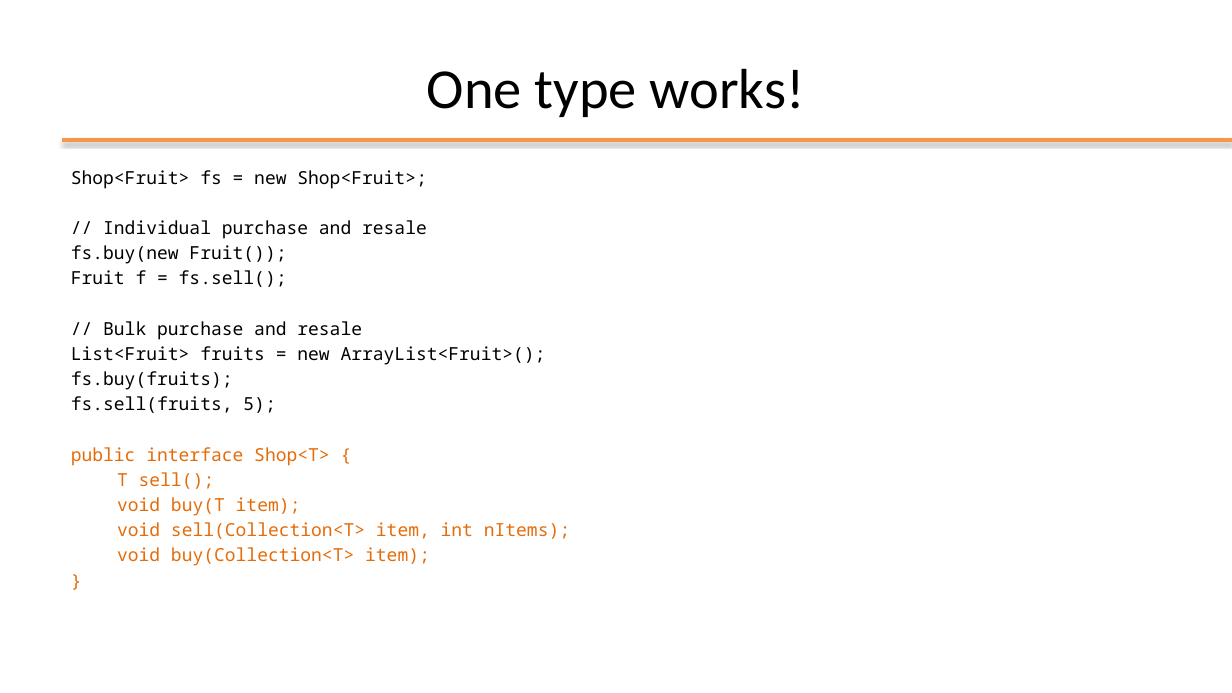
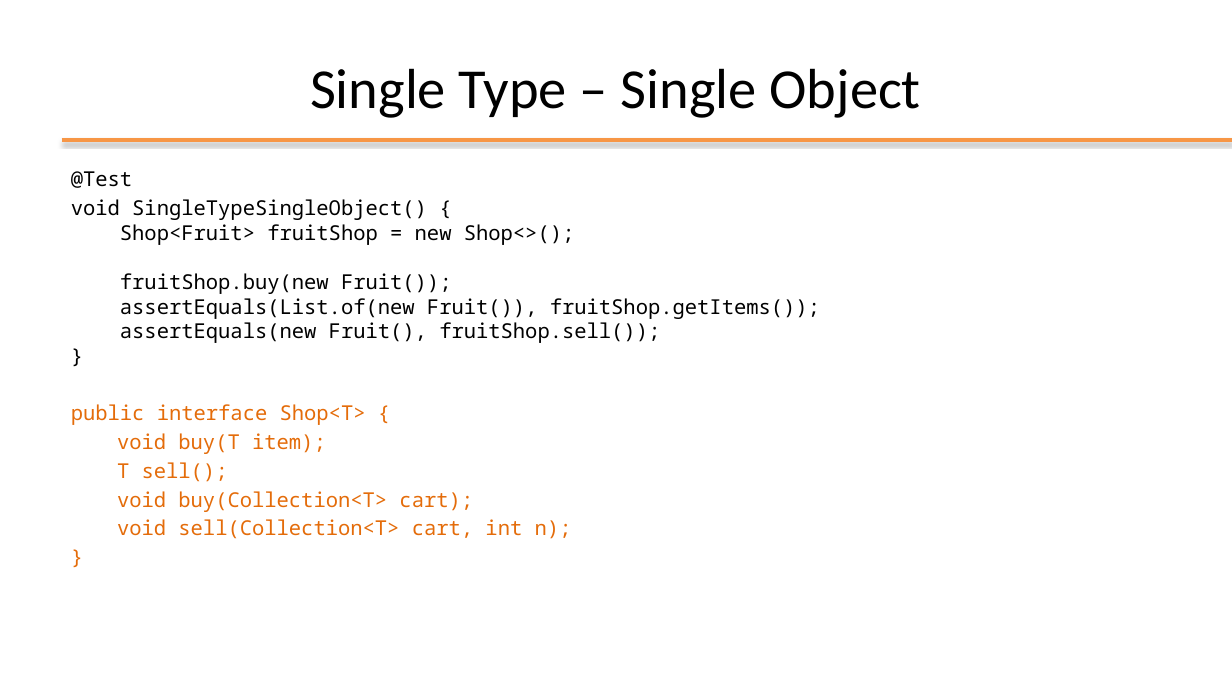
Before and after one commit to plctechnician/ooprogramming, a slide deck: slide 5 of java/slides/ppt/05 - Java Generic Data Structures.pptx (slide 6 before the commit). Drawn at 1232x693 pixels with LibreOffice and Linux fonts; fonts in the diff are those of the drawing; background and template pictures are left out. Boxes give left, top, right and bottom in pixels: in the first picture for what was removed or moved away, otherwise in the second. Text is boxed around its words. In the diff, an @@ line names an element or a change of style, - is before the commit and + after.

```diff
--- a/java/slides/ppt/05 - Java Generic Data Structures.pptx
+++ b/java/slides/ppt/05 - Java Generic Data Structures.pptx
@@ title at box(310, 68, 921, 118): text changed @@
-One type works!
+Single Type – Single Object
@@ text at box(71, 171, 820, 343): text changed; size 14 to 16 pt @@
-Shop<Fruit> fs = new Shop<Fruit>;
-// Individual purchase and resale
-fs.buy(new Fruit());
-Fruit f = fs.sell();
-// Bulk purchase and resale
-List<Fruit> fruits = new ArrayList<Fruit>();
-fs.buy(fruits);
-fs.sell(fruits, 5);
+@Test
+void SingleTypeSingleObject() {
+Shop<Fruit> fruitShop = new Shop<>();
+fruitShop.buy(new Fruit());
+assertEquals(List.of(new Fruit()), fruitShop.getItems());
+assertEquals(new Fruit(), fruitShop.sell());
+}
@@ text at box(71, 404, 366, 482): size 14 to 16 pt in "public interface Shop<T> {", "T sell();", "}" @@
@@ text at box(117, 433, 326, 454): paragraph added @@
+void buy(T item);
@@ text at box(117, 491, 572, 539): text changed; size 14 to 16 pt @@
-void buy(T item);
-void sell(Collection<T> item, int nItems);
-void buy(Collection<T> item);
+void buy(Collection<T> cart);
+void sell(Collection<T> cart, int n);
```
Also in this commit, not shown: 13 other slides changed, 4 slides added, 2 slides removed, 14 other files.
